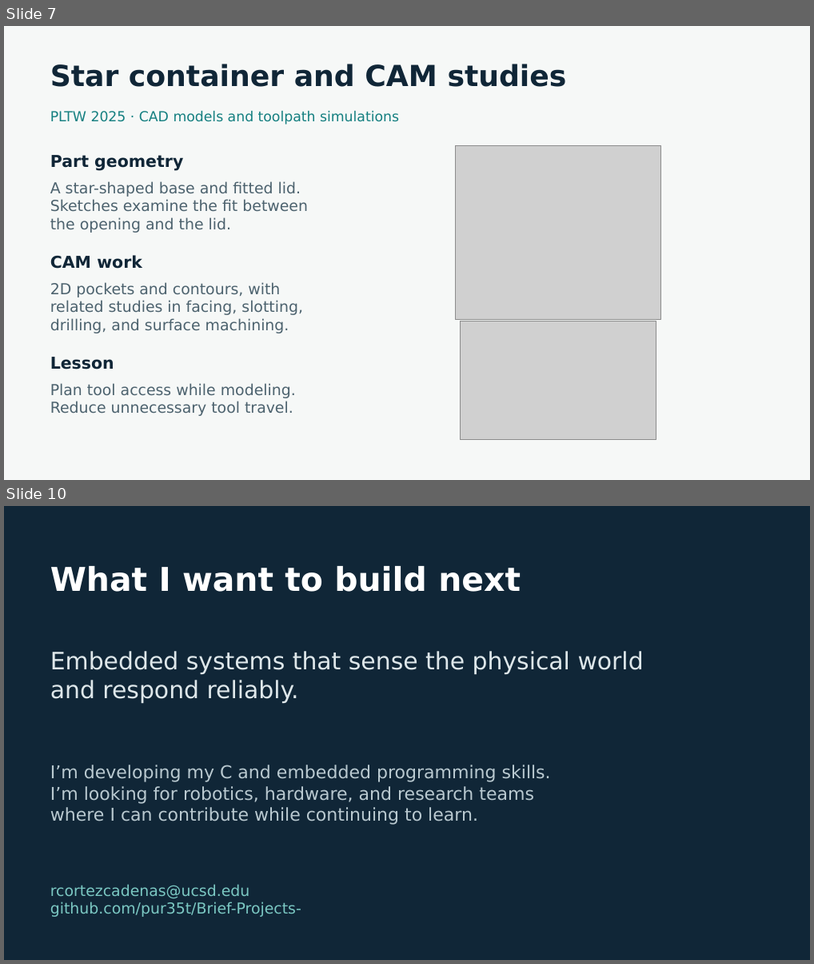
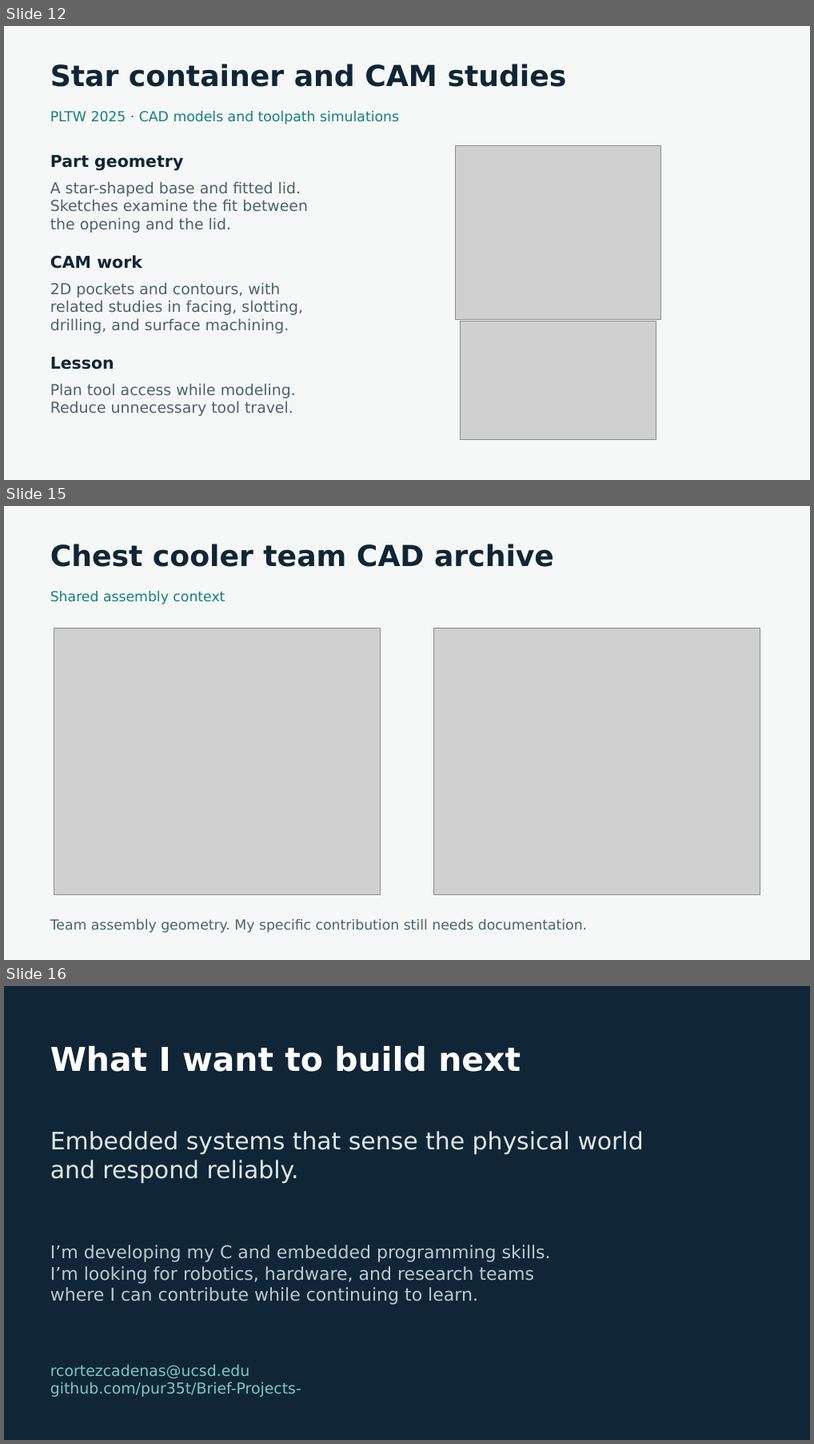
Before and after one commit to pur35t/Brief-Projects-, a slide deck: presentation/Rigoberto_Cortez_Portfolio.pptx. Shown one above the other, each under a label of ours: slides 7 and 10 before the commit, slides 12, 15 and 16 after it; the slides between them are not shown. The pictures are 814x964 and 814x1444 pixels, drawn with LibreOffice and Linux fonts; fonts in the diff are those of the drawing; grey boxes stand for pictures. Boxes give left, top, right and bottom in pixels: in the first picture for what was removed or moved away, otherwise in the second. Text is boxed around its words. In the diff, an @@ line names an element or a change of style, - is before the commit and + after.

```diff
--- a/presentation/Rigoberto_Cortez_Portfolio.pptx
+++ b/presentation/Rigoberto_Cortez_Portfolio.pptx
@@ slide 15 added at (4,506,810,960), background #F6F8F7 @@
@@ text added at (50,544,554,567), 34.5 pt, text #102637, bold @@
+Chest cooler team CAD archive
@@ text added at (50,591,225,604), 16.5 pt, text #147F80 @@
+Shared assembly context
@@ picture added at (54,628,380,895) @@
@@ picture added at (434,628,761,895) @@
@@ text added at (50,919,587,932), 16.5 pt, text #4C626E @@
+Team assembly geometry. My specific contribution still needs documentation.
@@ what was slide 7 is now slide 12 @@
@@ what was slide 10 is now slide 16 @@
```
Also in this commit, not shown: 1 slide changed, 7 other slides added, 2 slides removed, 48 other files.
